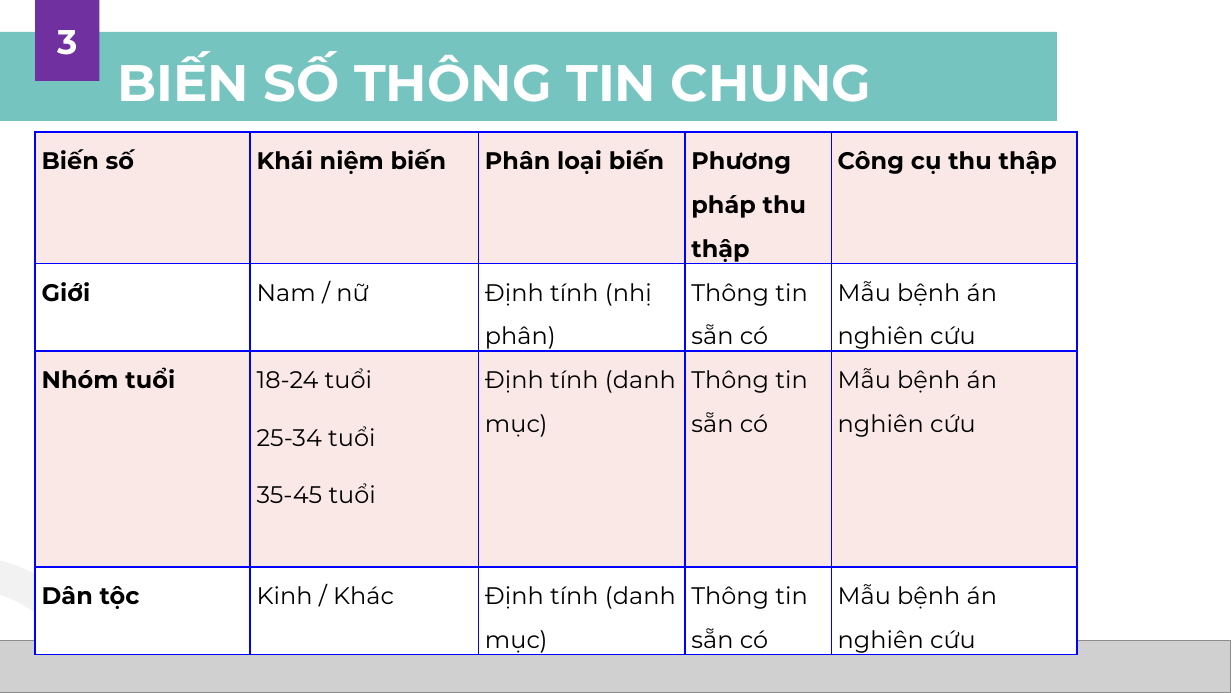
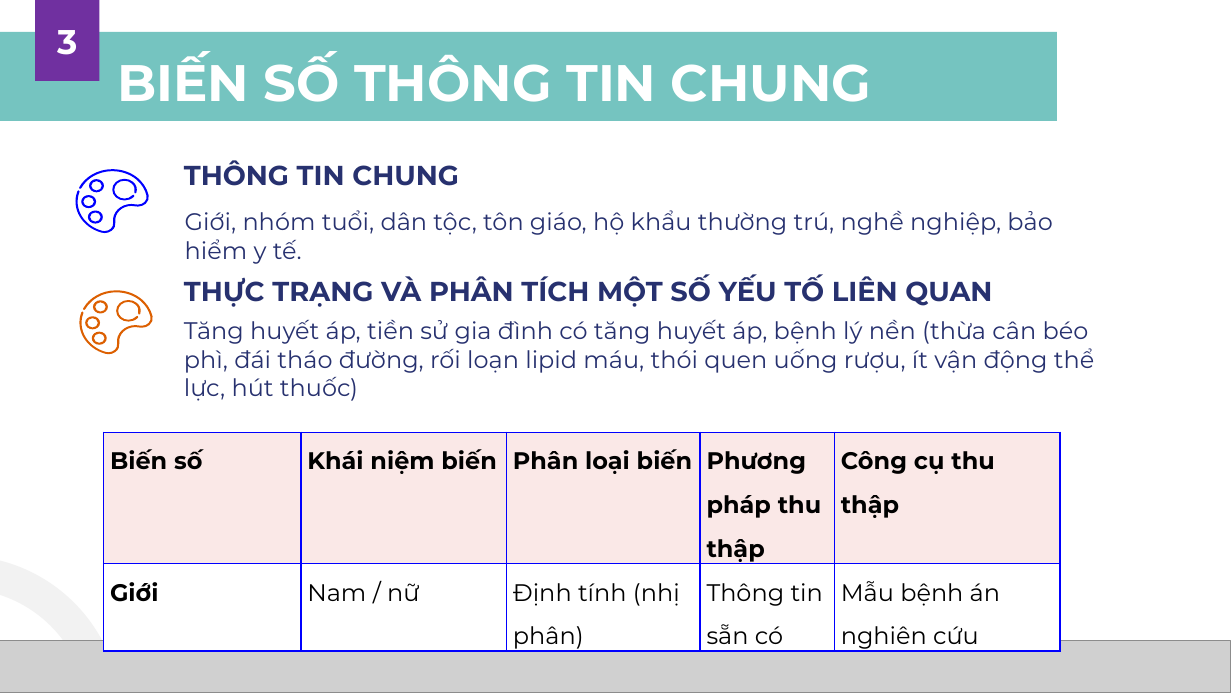
Before and after one commit to MedPocket/HPMUDocs-2021, a slide deck: slide 23 of Nghien-cuu-khoa-hoc/Nhom-4_K39C_Thuyet-trinh-NCKH.pptx. Drawn at 1232x693 pixels with LibreOffice and Linux fonts; fonts in the diff are those of the drawing; grey boxes stand for pictures; background and template pictures are left out. Boxes give left, top, right and bottom in pixels: in the first picture for what was removed or moved away, otherwise in the second. Text is boxed around its words. In the diff, an @@ line names an element or a change of style, - is before the commit and + after.

```diff
--- a/Nghien-cuu-khoa-hoc/Nhom-4_K39C_Thuyet-trinh-NCKH.pptx
+++ b/Nghien-cuu-khoa-hoc/Nhom-4_K39C_Thuyet-trinh-NCKH.pptx
@@ group added at box(70, 169, 149, 233): 5 freeform shapes @@
@@ text added at box(184, 160, 459, 186), 16 pt, text #27316F, bold @@
+THÔNG TIN CHUNG
@@ text added at box(185, 210, 1052, 264), 14 pt, text #27316F @@
+Giới, nhóm tuổi, dân tộc, tôn giáo, hộ khẩu thường trú, nghề nghiệp, bảo hiểm y tế.
@@ group added at box(75, 291, 154, 355): 5 freeform shapes @@
@@ text added at box(184, 274, 992, 307), 16 pt, text #27316F, bold @@
+THỰC TRẠNG VÀ PHÂN TÍCH MỘT SỐ YẾU TỐ LIÊN QUAN
@@ text added at box(184, 320, 1094, 401), 14 pt, text #27316F @@
+Tăng huyết áp, tiền sử gia đình có tăng huyết áp, bệnh lý nền (thừa cân béo phì, đái tháo đường, rối loạn lipid máu, thói quen uống rượu, ít vận động thể lực, hút thuốc)
@@ table at box(103, 432, 1060, 653) @@
-row 3: Nhóm tuổi | 18-24 tuổi / 25-34 tuổi / 35-45 tuổi | Định tính (danh mục) | Thông tin sẵn có | Mẫu bệnh án nghiên cứu
-row 4: Dân tộc | Kinh / Khác | Định tính (danh mục) | Thông tin sẵn có | Mẫu bệnh án nghiên cứu
@@ table: place and size @@
-table at box(36, 132, 1078, 657)
+table at box(103, 432, 1060, 653)
```
Also in this commit, not shown: 22 other slides changed, 4 slides added, 3 slides removed.
